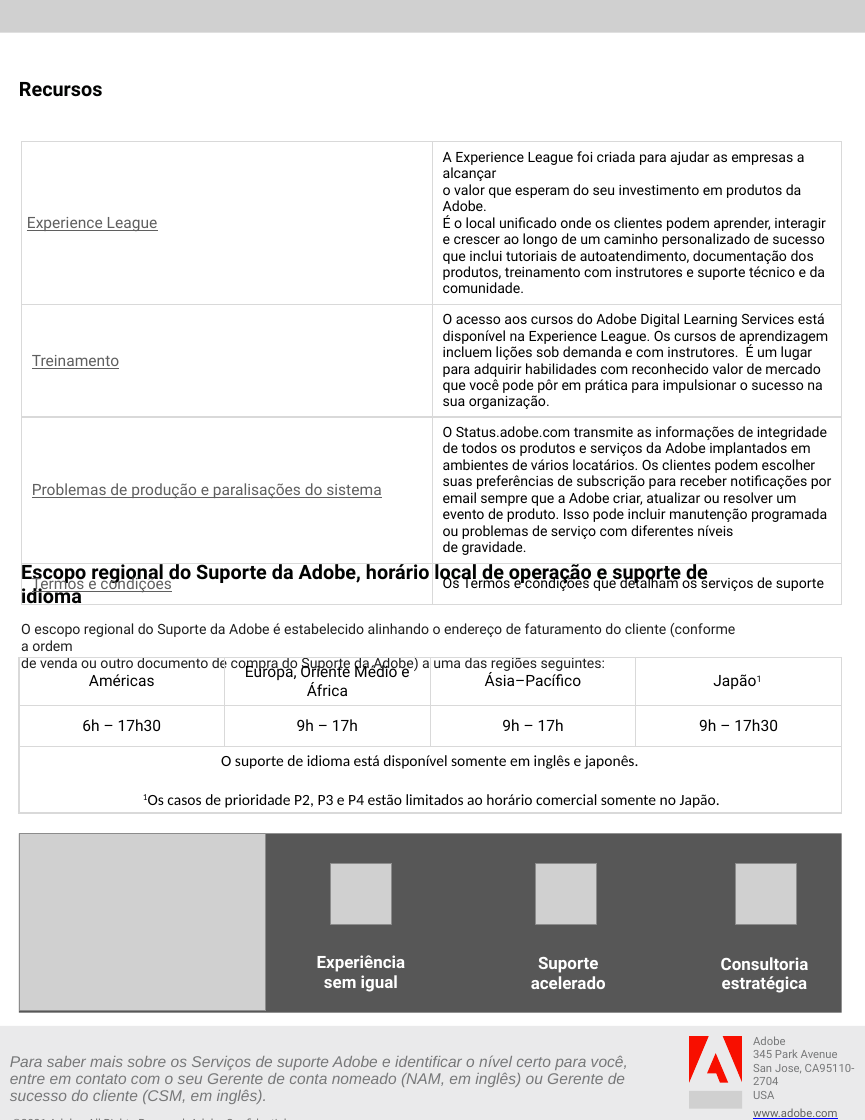
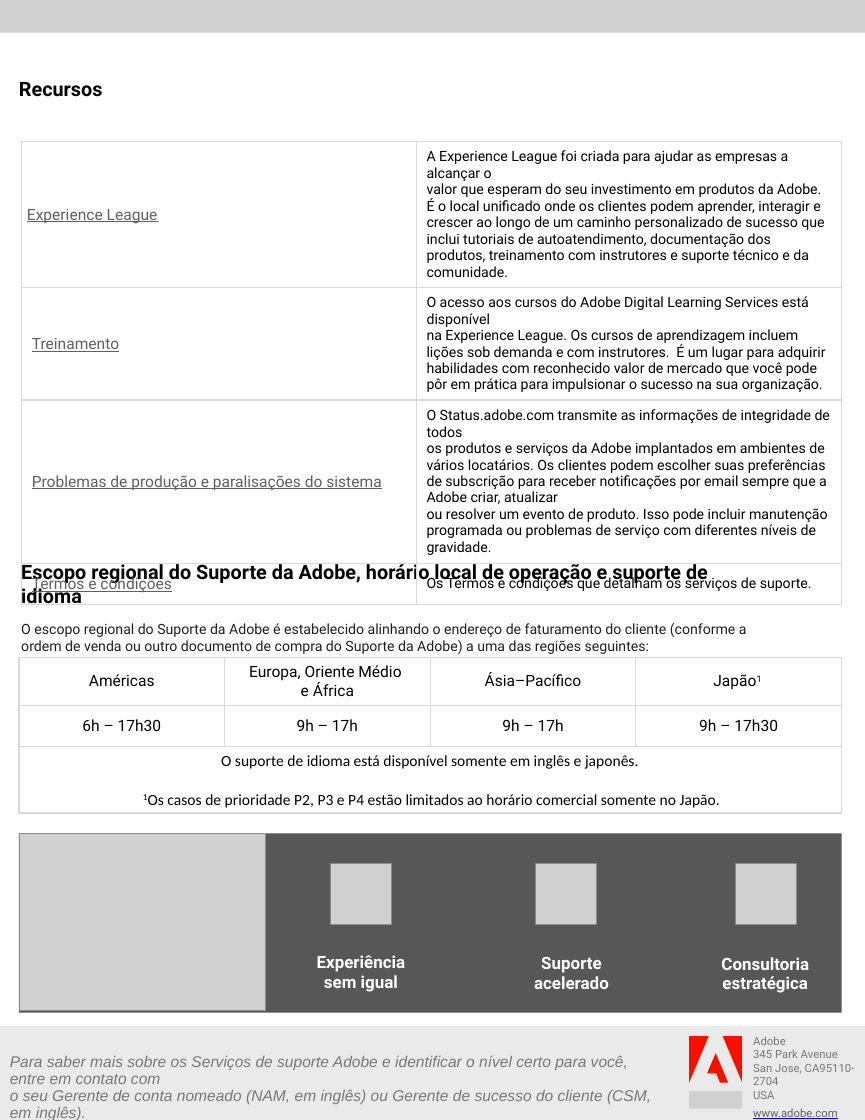
Before and after one commit to AdobeDocs/support-resources.pt-BR, a slide deck: slide 4 of help/data-sheets/assets/EnterpriseSupportDatasheet.pptx. Drawn at 865x1120 pixels with LibreOffice and Linux fonts; fonts in the diff are those of the drawing; grey boxes stand for pictures. Boxes give left, top, right and bottom in pixels: in the first picture for what was removed or moved away, otherwise in the second. Text is boxed around its words. In the diff, an @@ line names an element or a change of style, - is before the commit and + after.

```diff
--- a/help/data-sheets/assets/EnterpriseSupportDatasheet.pptx
+++ b/help/data-sheets/assets/EnterpriseSupportDatasheet.pptx
@@ table at <box>21,141,842,597</box> @@
-row 4, column 2: Os Termos e condições que detalham os serviços de suporte
+row 4, column 2: Os Termos e condições que detalham os serviços de suporte.
@@ text "Escopo regional do Suporte da ..." rewrapped from <box>21,564,736,673</box> to <box>21,564,747,654</box> @@
@@ text "Para saber mais sobre os ..." rewrapped from <box>10,1055,628,1104</box> to <box>10,1055,651,1120</box> @@
```
Also in this commit, not shown: 3 other slides changed, 8 other files.
